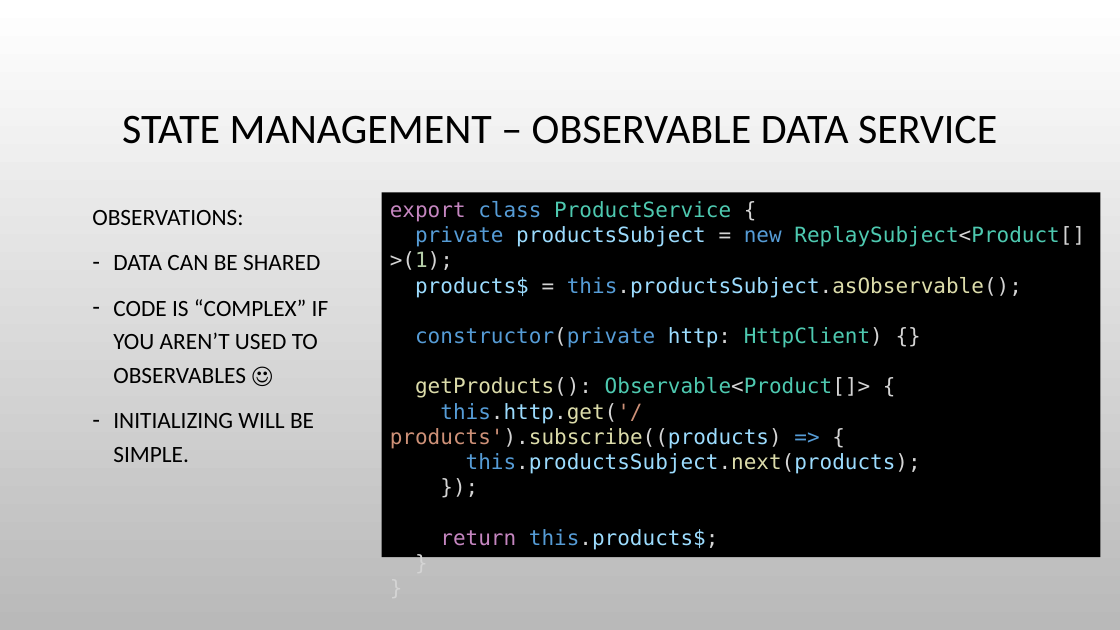
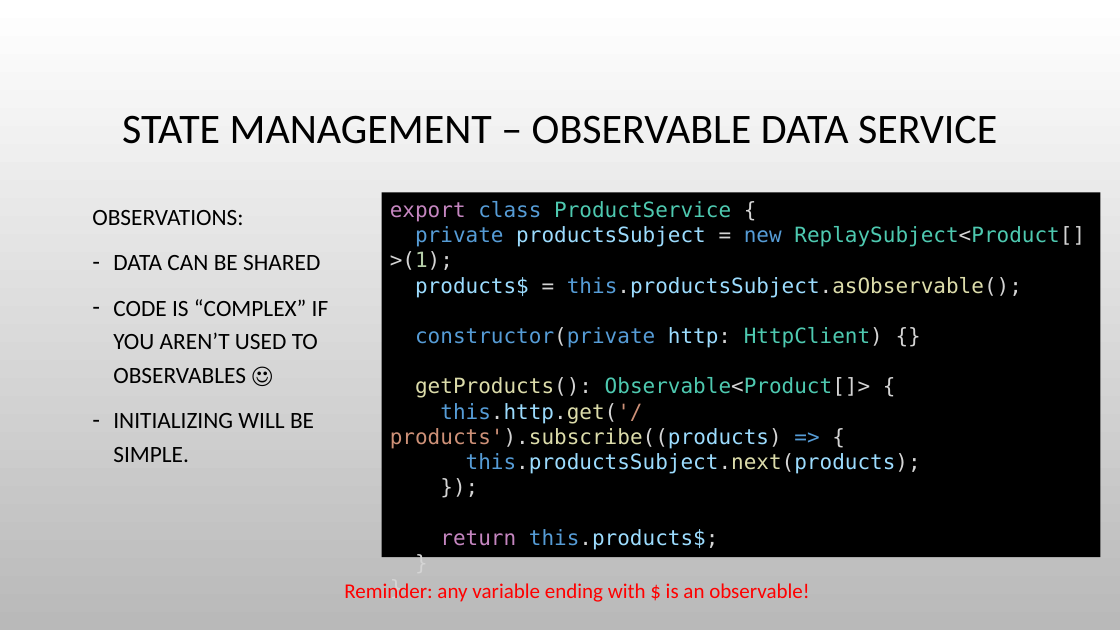
Before and after one commit to bertleemput/reactive-state-management, a slide deck: slide 7 of Reactive State Management.pptx. Drawn at 1120x630 pixels with LibreOffice and Linux fonts; fonts in the diff are those of the drawing; background and template pictures are left out. Boxes give left, top, right and bottom in pixels: in the first picture for what was removed or moved away, otherwise in the second. Text is boxed around its words. In the diff, an @@ line names an element or a change of style, - is before the commit and + after.

```diff
--- a/Reactive State Management.pptx
+++ b/Reactive State Management.pptx
@@ text added at (344, 583, 809, 602), 18 pt, text #FF0000 @@
+Reminder: any variable ending with $ is an observable!
```
Also in this commit, not shown: 2 other slides changed, 1 slide added.
